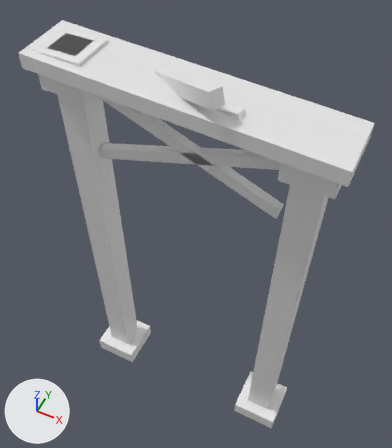
Renders of the glTF model assets/source/infrastructure/directorate/conveyors/models/support_heavy_tier1/critical_lod1.glb from each side of a commit.
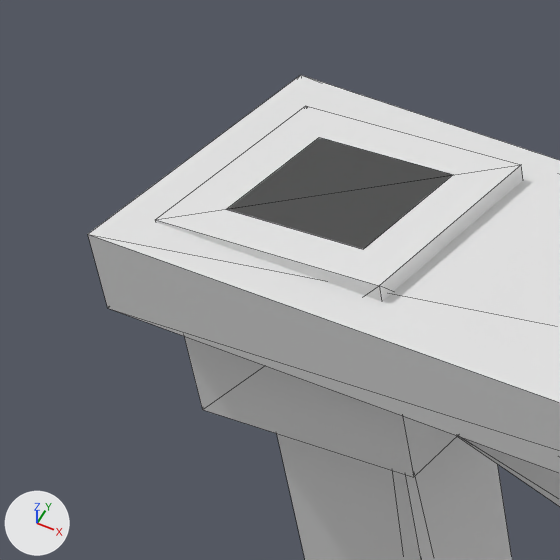
Each version appears first whole from a 50 mm lens placed at (0.1406, -0.2666, 0.5963), pointed at (-0.005, 0.0246, 0.2323), and next in a close-up on the part from 0% to 30% of the width and 1% to 27% of the height. The axes (+X, +Y, +Z) are drawn at lower left. The lights are the same throughout. The older version's two pictures come first. The close-ups show mesh edges as thin lines. Vertices at exactly the same position are counted once.

Names of what the first close-up shows: 'critical_lod1'.
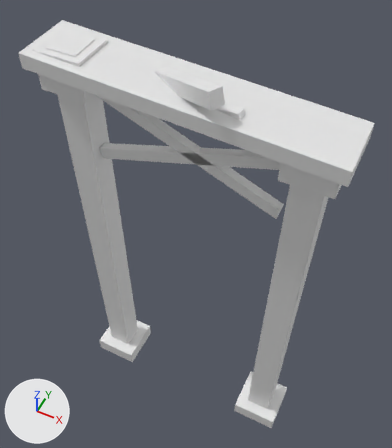
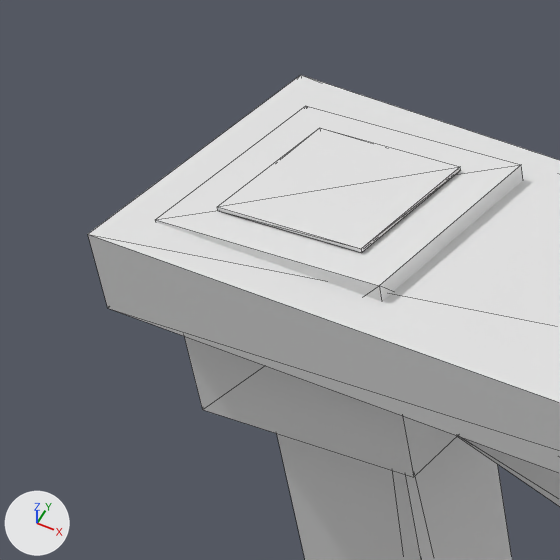
Patch to the scene script:
```diff
--- a/assets/source/infrastructure/directorate/conveyors/models/support_heavy_tier1/critical_lod1.glb.py
+++ b/assets/source/infrastructure/directorate/conveyors/models/support_heavy_tier1/critical_lod1.glb.py
@@ me_critical_lod1 @@
 # used by ob_critical_lod1; location = (0.0, 0.0, 0.0)
-me_critical_lod1.from_pydata(...)  # 88 vertices, 132 faces; spans x -0.114..0.118, y -0.03..0.025, z 0.0..0.415
+me_critical_lod1.from_pydata(...)  # 96 vertices, 144 faces; spans x -0.114..0.118, y -0.03..0.025, z 0.0..0.415
+# me_critical_lod1 part 1: a new loose piece, a box spanning x -0.10111..-0.07667, y -0.01222..0.01222, z 0.40028..0.40083
```

What differs and where, as boxes (x1, y1, x2, y2) in the close-ups (560 x 560 px):
part 1 of me_critical_lod1, added: after (217, 128, 460, 252)
